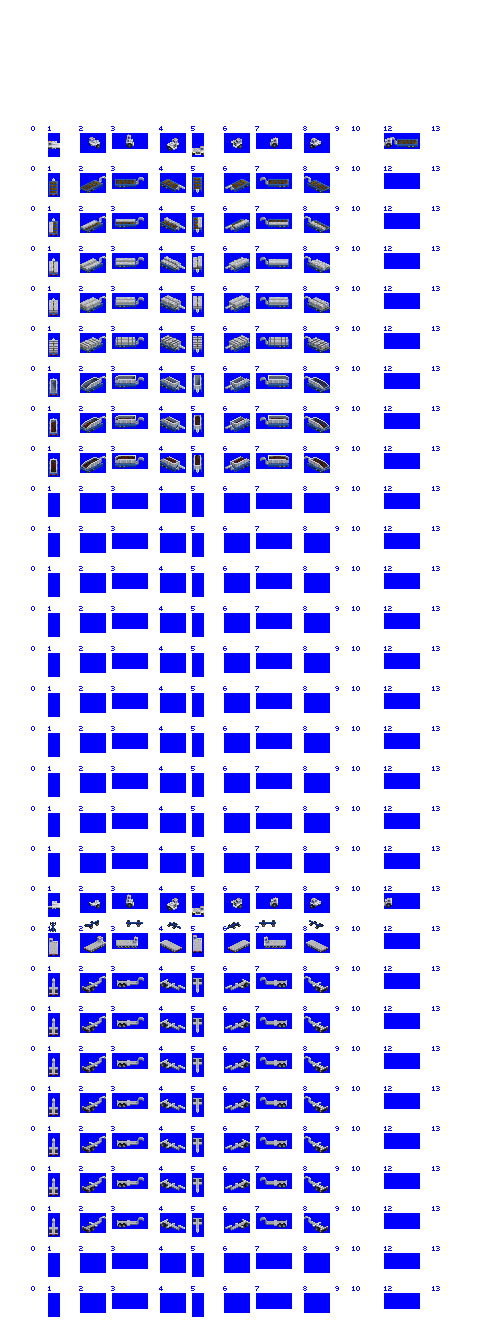
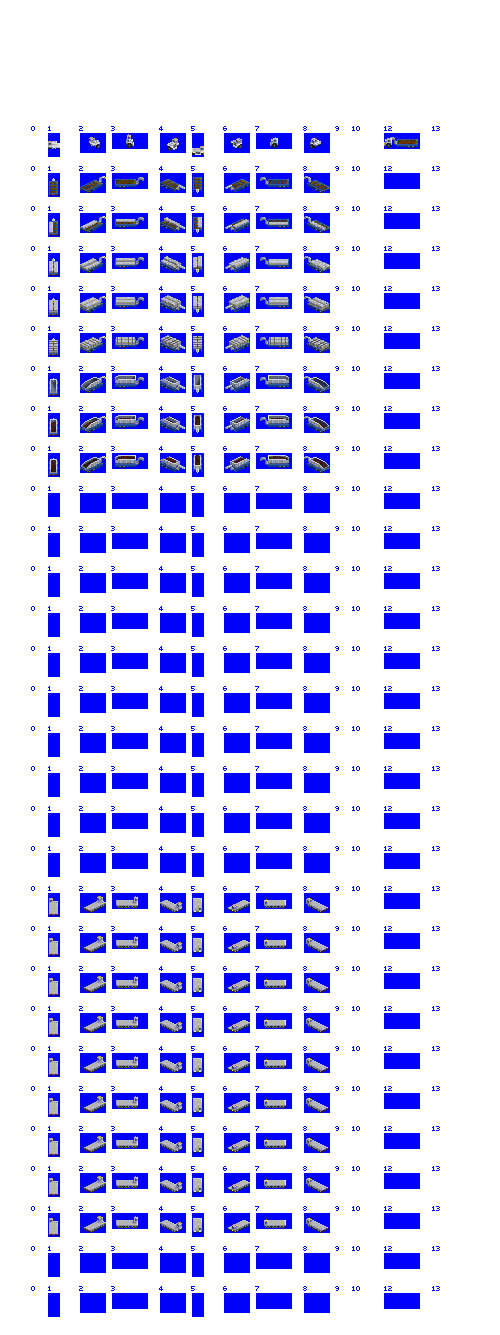
Before/after of a 500px x 1335px layered artwork. What changed in the layer stack:
painted on "transporter" over (48, 894, 392, 1234)
